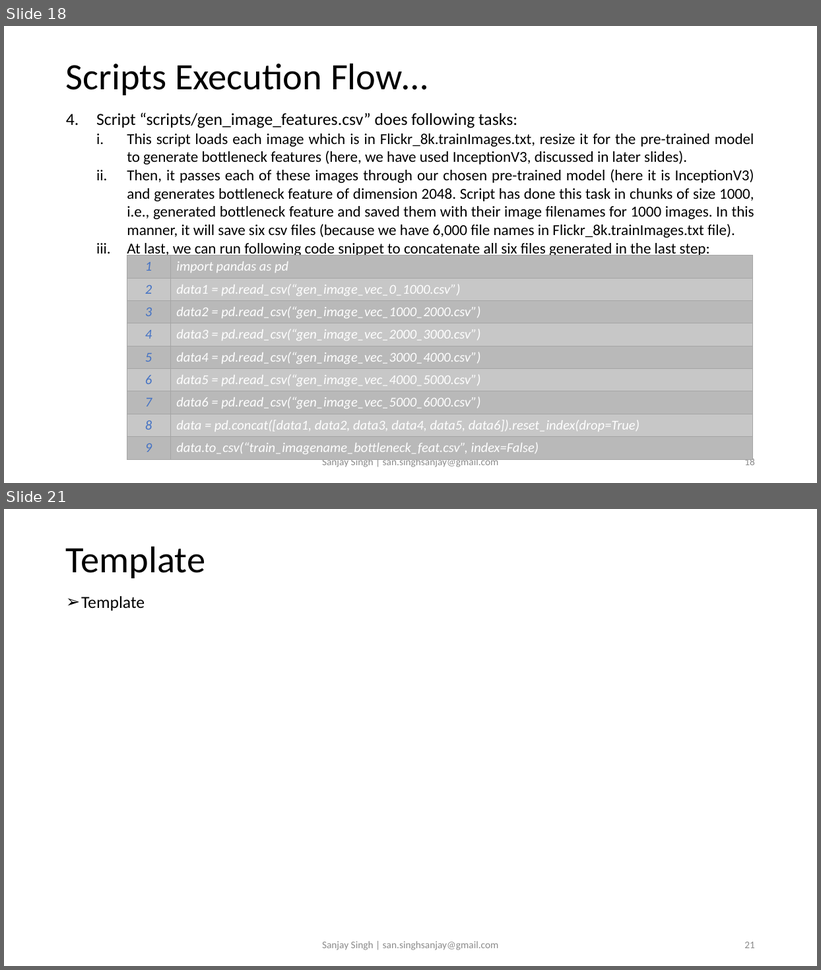
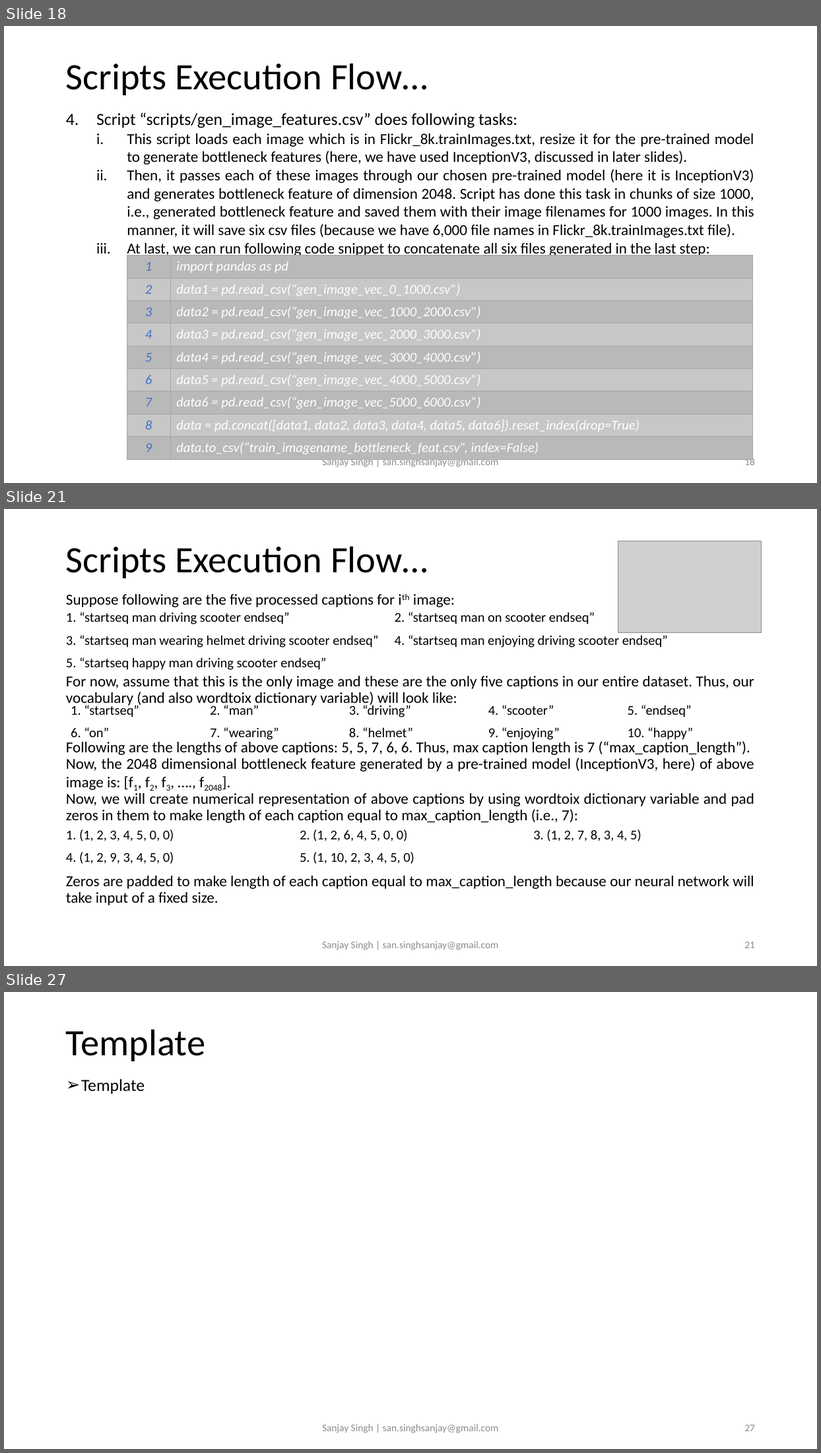
Before and after one commit to sansinghsanjay/Flickr8k_ImageCaptioning, a slide deck: readme.pptx. Shown one above the other, each under a label of ours: slides 18 and 21 before the commit, slides 18, 21 and 27 after it; the slides between them are not shown. The pictures are 821x970 and 821x1453 pixels, drawn with LibreOffice and Linux fonts; fonts in the diff are those of the drawing; grey boxes stand for pictures. Boxes give left, top, right and bottom in pixels: in the first picture for what was removed or moved away, otherwise in the second. Text is boxed around its words. In the diff, an @@ line names an element or a change of style, - is before the commit and + after.

```diff
--- a/readme.pptx
+++ b/readme.pptx
@@ slide 21 added at [4, 509, 817, 966], background #FFFFFF @@
@@ title added at [66, 546, 428, 578], 44 pt, text #000000 @@
+Scripts Execution Flow…
@@ picture added at [618, 541, 761, 633] @@
@@ table added at [60, 607, 696, 674], 3 rows, 2 columns @@
+1. “startseq man driving scooter endseq” | 2. “startseq man on scooter endseq”
+3. “startseq man wearing helmet driving scooter endseq” | 4. “startseq man enjoying driving scooter endseq”
+5. “startseq happy man driving scooter endseq” | 
@@ text added at [66, 594, 754, 906], 18 pt, text #000000 @@
+Suppose following are the five processed captions for ith image:
+For now, assume that this is the only image and these are the only five captions in our entire dataset. Thus, our vocabulary (and also wordtoix dictionary variable) will look like:
+Following are the lengths of above captions: 5, 5, 7, 6, 6. Thus, max caption length is 7 (“max_caption_length”).
+Now, the 2048 dimensional bottleneck feature generated by a pre-trained model (InceptionV3, here) of above image is: [f1, f2, f3, …., f2048].
+Now, we will create numerical representation of above captions by using wordtoix dictionary variable and pad zeros in them to make length of each caption equal to max_caption_length (i.e., 7):
+Zeros are padded to make length of each caption equal to max_caption_length because our neural network will take input of a fixed size.
@@ table added at [65, 699, 760, 744], 2 rows, 5 columns @@
+1. “startseq” | 2. “man” | 3. “driving” | 4. “scooter” | 5. “endseq”
+6. “on” | 7. “wearing” | 8. “helmet” | 9. “enjoying” | 10. “happy”
@@ table added at [60, 824, 761, 868], 2 rows, 3 columns @@
+1. (1, 2, 3, 4, 5, 0, 0) | 2. (1, 2, 6, 4, 5, 0, 0) | 3. (1, 2, 7, 8, 3, 4, 5)
+4. (1, 2, 9, 3, 4, 5, 0) | 5. (1, 10, 2, 3, 4, 5, 0) | 
@@ text added at [322, 941, 499, 951], 12 pt, text #8C8C8C @@
+Sanjay Singh | san.singhsanjay@gmail.com
@@ page number added at [745, 942, 755, 949], 12 pt, text #8C8C8C @@
+21
@@ what was slide 21 is now slide 27 @@
@@ page number at [745, 1425, 755, 1432]: text changed @@
-21
+27
```
Also in this commit, not shown: 3 slides changed, 5 other slides added, 1 other file.
